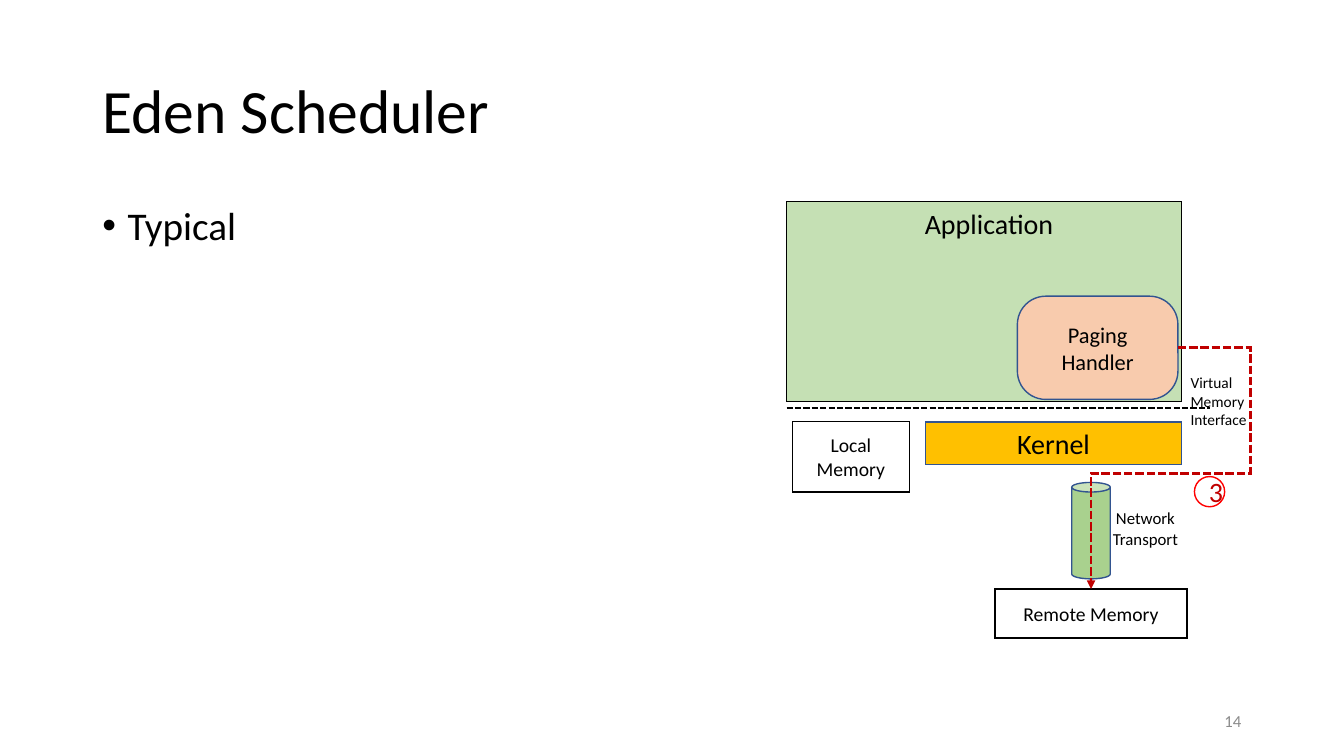
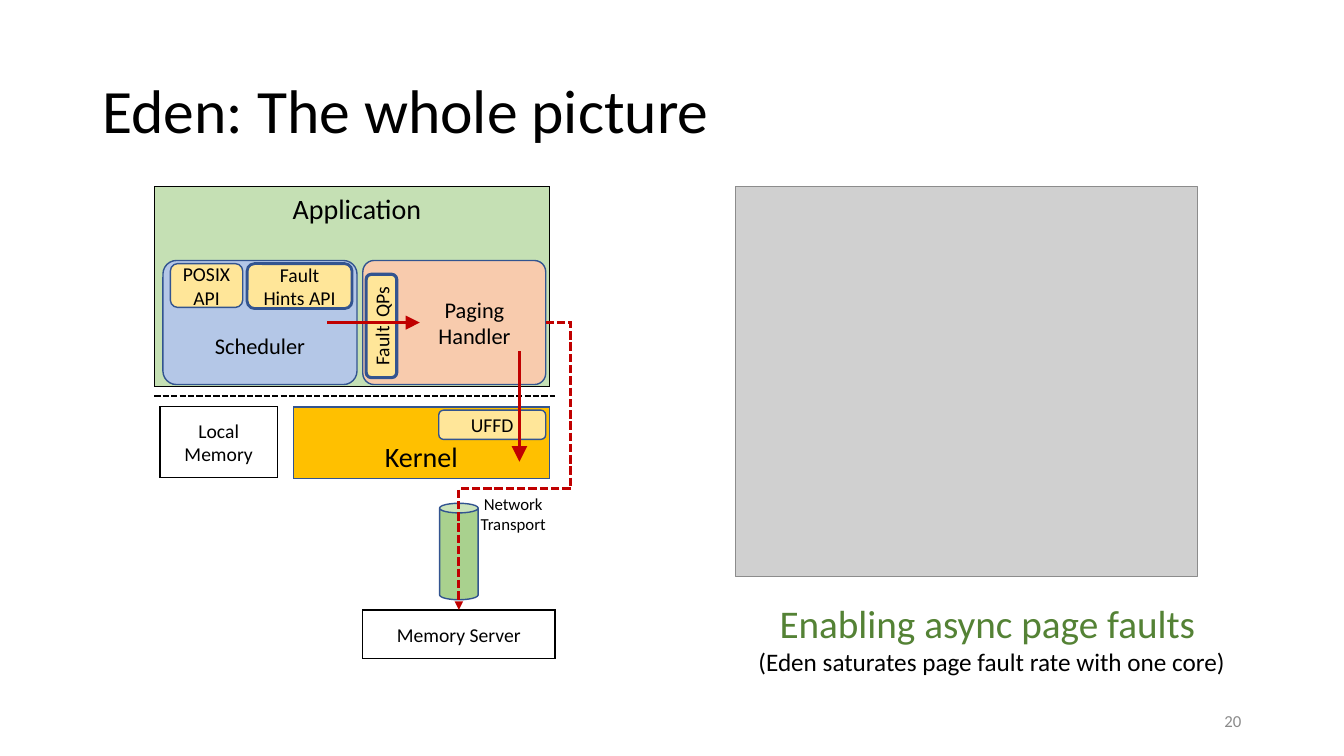
Before and after one commit to eden-farmem/eden-all, a slide deck: slide 20 of doc/talks/asplos.pptx (slide 14 before the commit). Drawn at 1344x756 pixels with LibreOffice and Linux fonts; fonts in the diff are those of the drawing; grey boxes stand for pictures. Boxes give left, top, right and bottom in pixels: in the first picture for what was removed or moved away, otherwise in the second. Text is boxed around its words. In the diff, an @@ line names an element or a change of style, - is before the commit and + after.

Commit message:
slides

```diff
--- a/doc/talks/asplos.pptx
+++ b/doc/talks/asplos.pptx
@@ title at [102, 90, 709, 143]: text changed @@
-Eden Scheduler
+Eden: The whole picture
@@ picture added at [735, 187, 1197, 577] @@
@@ text removed at [128, 212, 236, 247] @@
-• Typical
@@ rounded rectangle added at [163, 260, 358, 384], fill #B4C7E7, outline #325491 1 pt, 16 pt, text #000000 @@
+Scheduler
@@ rounded rectangle added at [170, 264, 243, 308], fill #FFE699, outline #325491 1 pt, 14 pt, text #000000 @@
+POSIX API
@@ rounded rectangle added at [247, 264, 352, 310], fill #FFE699, outline #325491 2 pt, 14 pt, text #000000 @@
+Fault Hints API
@@ rounded rectangle "Paging Handler": place and size @@
-rounded rectangle "Paging Handler" at [1017, 296, 1178, 399]
+rounded rectangle "Paging Handler" at [363, 260, 546, 384]
@@ rounded rectangle "Paging Handler" at [363, 260, 546, 384]: proportions changed @@
@@ rounded rectangle added at [366, 274, 397, 378], fill #FFE699, outline #325491 2.25 pt, 14 pt, text #000000 @@
+Fault QPs
@@ elbow arrow added from (327, 323) to (419, 323), #C00000 2 pt @@
@@ elbow arrow added from (545, 323) to (459, 610), #C00000 2 pt dashed @@
@@ elbow arrow added from (519, 352) to (519, 462), #C00000 2.25 pt @@
@@ elbow arrow removed from (1179, 348) to (1091, 589) @@
@@ text removed at [1191, 377, 1247, 425] @@
-Virtual Memory Interface
@@ line moved from (786, 407) - (1210, 407) to (154, 396) - (556, 396) @@
@@ rounded rectangle "Kernel": place and size @@
-rounded rectangle "Kernel" at [926, 422, 1182, 465]
+rounded rectangle "Kernel" at [293, 407, 549, 479]
@@ rounded rectangle "Kernel" at [293, 407, 549, 479]: vertical alignment middle to bottom @@
@@ rounded rectangle added at [439, 410, 545, 440], fill #FFE699, outline #325491 1 pt, 14 pt, text #000000 @@
+UFFD
@@ ellipse removed at [1195, 477, 1225, 507] @@
-3
@@ cylinder: place and size @@
-cylinder at [1072, 483, 1110, 580]
+cylinder at [440, 503, 478, 600]
@@ 1 rectangle, 1 rounded rectangle, 1 text: place and size @@
-1 rectangle, 1 rounded rectangle, 1 text at [786, 202, 1182, 548]
+1 rectangle, 1 rounded rectangle, 1 text at [154, 187, 549, 533]
@@ rectangle removed at [995, 589, 1188, 638] @@
-Remote Memory
@@ rectangle added at [363, 610, 556, 659], outline #000000 1 pt, 14 pt, text #000000 @@
+Memory Server
@@ text added at [758, 610, 1224, 676], 18 pt, text #000000 @@
+Enabling async page faults
+(Eden saturates page fault rate with one core)
@@ page number at [1224, 716, 1241, 727]: text changed @@
-14
+20
```
Also in this commit, not shown: 16 other slides changed, 17 slides added, 59 slides removed, 1 other file.
